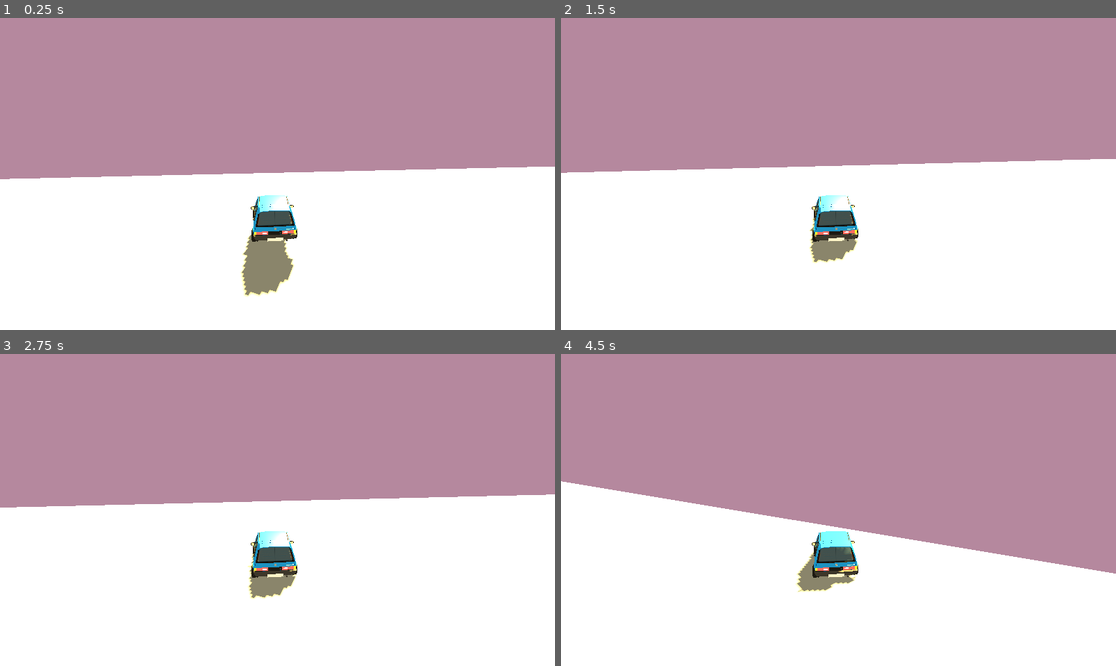
Above: before the commit, frames 1-4 (two rows, left to right).
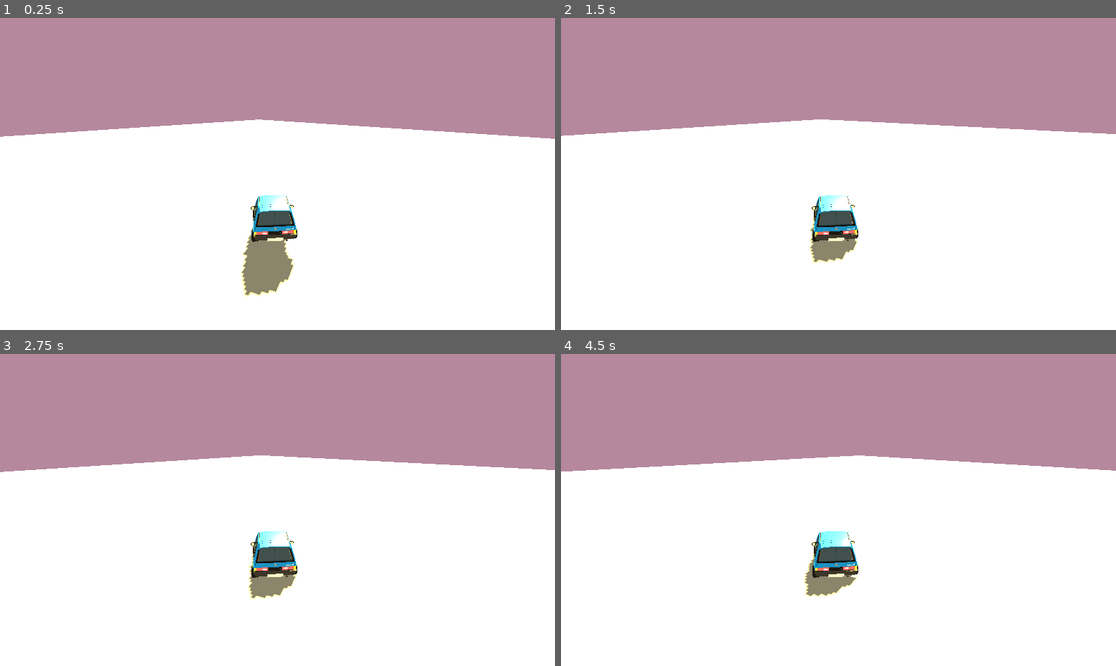
Above: after the commit, the same moments.

Repository: pstaykov/CarInTheEQ
Game: Godot game, scene res://main.tscn
Two runs of this game, one before a commit and one after it. Both use one fixed random seed, a clock stepped at 60 frames per second and the inputs below.
Inputs:
- Up to frame 1 (0.25 s): no input
- Up to frame 2 (1.5 s): hold D (turn_right) 0.53-1.28 s; tap Enter at 1.25 s; hold S (brake) from 1.28 s (still down)
- Up to frame 3 (2.75 s): release S (brake) at 2.03 s; hold D (turn_right) from 2.03 s (still down)
- Up to frame 4 (4.5 s): release D (turn_right) at 2.78 s; hold W (accelerate) 2.78-3.53 s; hold A (turn_left) from 3.53 s (still down)

The runs differ from the first frame. In frame 1, 14% of the frame differs, in the area x 0-100%, y 32-89%; in frame 2, 12%; in frame 3, 12%; in frame 4, 21%, in the area x 0-100%, y 32-78%.

Commit message:
Added demo spectrum with live generation

Diff:
--- /dev/null
+++ b/SpectrumSpawner.gd
@@ -0,0 +1,82 @@
+extends Node3D
+
+@export var json_path: String = "res://spectrum.json"
+@export var timer_interval: float = 0.2         # 200 ms, matches your JSON step_ms
+@export var row_spacing: float = 4.0            # distance between rows along -Z
+@export var band_width: float = 0.5             # X/Z footprint of each box
+@export var band_gap: float = 0.1               # gap between boxes along X
+@export var height_scale: float = 10.0          # multiply the magnitude to get visible height
+@export var ground_y: float = 0.0               # where boxes “sit”
+@export var center_x: float = 0.0               # center line across X
+@export var start_z: float = -5.0               # where first row is placed (in front of camera/car)
+
+var frames: Array = []
+var bands: int = 0
+var current_row: int = 0
+var _timer: Timer
+
+func _ready() -> void:
+	_load_json()
+	if frames.is_empty():
+		push_error("No frames found in JSON. Check json_path or file content.")
+		return
+	_start_timer()
+	print("SpectrumSpawner: loaded %d frames, bands=%d" % [frames.size(), bands])
+
+func _load_json() -> void:
+	var f := FileAccess.open(json_path, FileAccess.READ)
+	if f == null:
+		push_error("Cannot open JSON path: %s" % json_path)
+		return
+	var text := f.get_as_text()
+	var data = JSON.parse_string(text)
+	if typeof(data) != TYPE_DICTIONARY:
+		push_error("JSON parse failed for %s" % json_path)
+		return
+	frames = data.get("frames", [])
+	bands = int(data.get("bands", 0))
+	if bands == 0 and frames.size() > 0:
+		bands = frames[0].size()  # fallback if not provided
+
+func _start_timer() -> void:
+	_timer = Timer.new()
+	_timer.wait_time = timer_interval
+	_timer.autostart = true
+	_timer.one_shot = false
+	add_child(_timer)
+	_timer.timeout.connect(_on_tick)
+
+func _on_tick() -> void:
+	if current_row >= frames.size():
+		_timer.stop()
+		print("SpectrumSpawner: done spawning rows.")
+		return
+	_spawn_row(frames[current_row], current_row)
+	current_row += 1
+
+func _spawn_row(values: Array, row_index: int) -> void:
+	# Compute the left edge so the row is centered around center_x
+	var total_width := bands * (band_width + band_gap) - band_gap
+	var left_x := center_x - total_width * 0.5
+	var z := start_z - row_index * row_spacing
+
+	for i in range(bands):
+		var h := float(values[i]) * height_scale
+		h = max(h, 0.02)  # avoid zero-height
+		# Create a box
+		var mi := MeshInstance3D.new()
+		var bm := BoxMesh.new()
+		bm.size = Vector3(band_width, 1.0, band_width)  # Base unit height = 1, we scale Y
+		mi.mesh = bm
+
+		# Simple material with a hue gradient across bands
+		var mat := StandardMaterial3D.new()
+		mat.albedo_color = Color.from_hsv(float(i) / max(1, bands), 0.7, 0.9)
+		mi.material_override = mat
+
+		# Place it: raise by h*0.5 so it sits on ground_y
+		mi.transform.origin = Vector3(left_x + i * (band_width + band_gap),
+									  ground_y + h * 0.5,
+									  z)
+		mi.scale = Vector3(1.0, h, 1.0)
+		add_child(mi)
--- a/main.tscn
+++ b/main.tscn
@@ -1,8 +1,9 @@
-[gd_scene load_steps=8 format=3 uid="uid://j5as40ig7f3t"]
+[gd_scene load_steps=9 format=3 uid="uid://j5as40ig7f3t"]
 
 [ext_resource type="Script" uid="uid://b3kw0vbbxjru" path="res://vehicle_body_3d.gd" id="1_ig7tw"]
 [ext_resource type="PackedScene" uid="uid://dngoe2jeakqeb" path="res://low-poly_cartoon_style_car_03.glb" id="2_0xm2m"]
 [ext_resource type="PackedScene" uid="uid://cp1xgnjc6t5fs" path="res://low_poly_retro_palm_tree.glb" id="3_h2yge"]
+[ext_resource type="Script" uid="uid://db2u66onynmvp" path="res://SpectrumSpawner.gd" id="4_1bvp3"]
 
 [sub_resource type="Environment" id="Environment_7dm0k"]
 background_mode = 1
@@ -13,7 +14,7 @@
 [sub_resource type="BoxMesh" id="BoxMesh_ig7tw"]
 
 [sub_resource type="BoxShape3D" id="BoxShape3D_0xm2m"]
-size = Vector3(2.0274, 1, 0.994934)
+size = Vector3(125.401, 1, 0.994934)
 
 [sub_resource type="BoxShape3D" id="BoxShape3D_1bvp3"]
 size = Vector3(1.02294, 2.2668, 0.657196)
@@ -33,13 +34,13 @@
 [node name="road" type="Node3D" parent="."]
 
 [node name="MeshInstance3D" type="MeshInstance3D" parent="road"]
-transform = Transform3D(-6.32285e-07, 0, -100, 0, 1, 0, 14.465, 0, -4.37114e-06, 0, 0, 0)
+transform = Transform3D(-0.000437114, 0, -98.595, 0, 1, 0, 10000, 0, -4.30972e-06, 0, 0, 0)
 mesh = SubResource("BoxMesh_ig7tw")
 
 [node name="StaticBody3D" type="StaticBody3D" parent="road"]
 
 [node name="CollisionShape3D" type="CollisionShape3D" parent="road/StaticBody3D"]
-transform = Transform3D(-3.49691e-07, 0, 100.005, 0, 1, 0, -8, 0, -4.37136e-06, 0, 0, 0)
+transform = Transform3D(-3.49691e-07, 0, 100.005, 0, 1, 0, -8, 0, -4.37136e-06, -2.15713e-05, 0, -493.495)
 shape = SubResource("BoxShape3D_0xm2m")
 
 [node name="VehicleBody3D" type="VehicleBody3D" parent="."]
@@ -50,7 +51,7 @@
 script = ExtResource("1_ig7tw")
 max_engine_force = 2000.0
 max_brake = 20.0
-steer_speed = 3.0
+steer_speed = 2.0
 
 [node name="CollisionShape3D" type="CollisionShape3D" parent="VehicleBody3D"]
 transform = Transform3D(1.31, 0, 0, 0, 0.437, 0, 0, 0, 2.62, 0.0200424, 0.483982, 0.0334751)
@@ -85,3 +86,6 @@
 
 [node name="Sketchfab_Scene" parent="." instance=ExtResource("3_h2yge")]
 transform = Transform3D(0.504583, 0, 0, 0, 0.39636, 0, 0, 0, 0.625594, 14.662, 0.621074, -1.44374)
+
+[node name="SprectrumSpawner_gd" type="Node3D" parent="."]
+script = ExtResource("4_1bvp3")
Not shown, added: SpectrumSpawner.gd.uid
